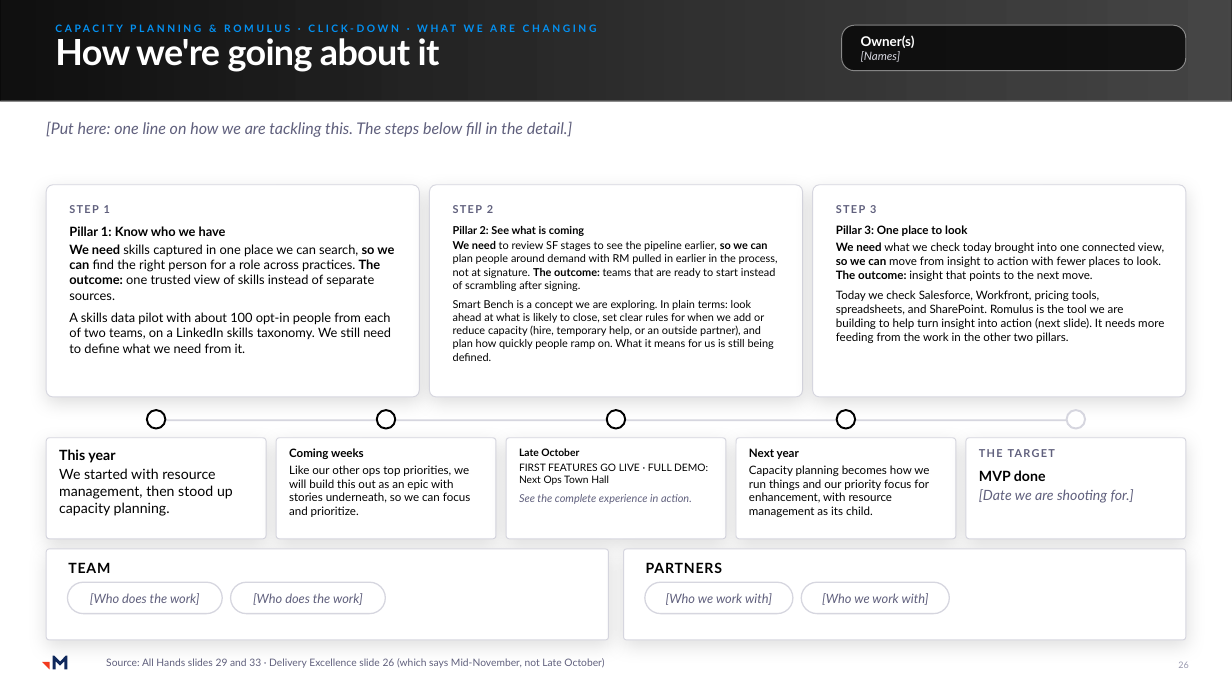
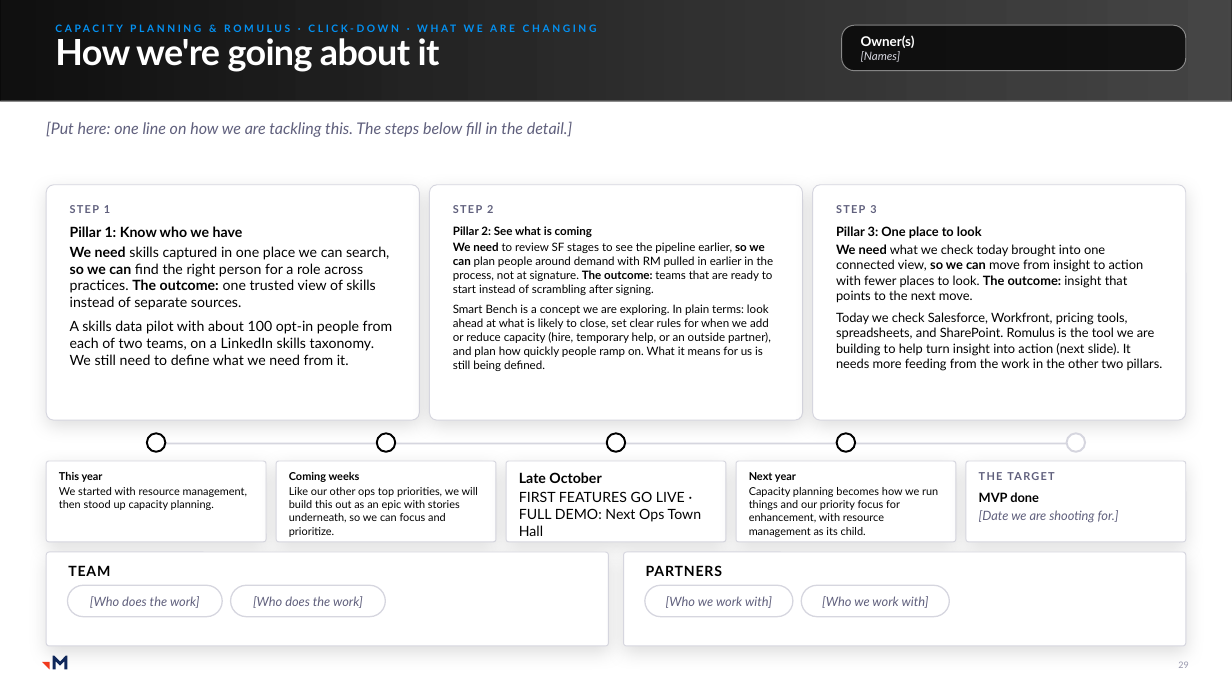
Before and after one commit to RachelHarrisMerkle/BasicMerkle, a slide deck: slide 29 of Priorities_Master.pptx (slide 26 before the commit). Drawn at 1232x693 pixels with LibreOffice and Linux fonts; fonts in the diff are those of the drawing; grey boxes stand for pictures. Boxes give left, top, right and bottom in pixels: in the first picture for what was removed or moved away, otherwise in the second. Text is boxed around its words. In the diff, an @@ line names an element or a change of style, - is before the commit and + after.

```diff
--- a/Priorities_Master.pptx
+++ b/Priorities_Master.pptx
@@ rounded rectangle "STEP 1": place and size @@
-rounded rectangle "STEP 1" at (46, 185, 420, 397)
+rounded rectangle "STEP 1" at (46, 185, 420, 421)
@@ rounded rectangle "STEP 2": place and size @@
-rounded rectangle "STEP 2" at (430, 185, 803, 397)
+rounded rectangle "STEP 2" at (430, 185, 803, 421)
@@ rounded rectangle "STEP 3": place and size @@
-rounded rectangle "STEP 3" at (813, 185, 1187, 397)
+rounded rectangle "STEP 3" at (813, 185, 1187, 421)
@@ text in rounded rectangle at (70, 226, 392, 365): size 10 to 11 pt @@
@@ text in rounded rectangle at (453, 226, 774, 371): size 8.5 to 9 pt @@
@@ text in rounded rectangle at (836, 226, 1163, 371): size 9 to 10 pt @@
@@ 5 ellipses, 1 rectangle: place and size @@
-5 ellipses, 1 rectangle at (147, 410, 1085, 429)
+5 ellipses, 1 rectangle at (147, 433, 1085, 452)
@@ rounded rectangle "This year": place and size @@
-rounded rectangle "This year" at (46, 438, 266, 539)
+rounded rectangle "This year" at (46, 461, 266, 542)
@@ rounded rectangle "This year" at (46, 461, 266, 542): size 11 to 8.5 pt @@
@@ rounded rectangle "Coming weeks": place and size @@
-rounded rectangle "Coming weeks" at (276, 438, 496, 539)
+rounded rectangle "Coming weeks" at (276, 461, 496, 542)
@@ rounded rectangle "Coming weeks" at (276, 461, 496, 542): size 9 to 8.5 pt @@
@@ rounded rectangle "Late October": place and size @@
-rounded rectangle "Late October" at (506, 438, 726, 539)
+rounded rectangle "Late October" at (506, 461, 726, 542)
@@ rounded rectangle "Late October" at (506, 461, 726, 542): size 8 to 11 pt @@
@@ rounded rectangle "Next year" at (737, 461, 957, 542): size 9 to 8.5 pt @@
@@ rounded rectangle "Next year": place and size @@
-rounded rectangle "Next year" at (737, 438, 957, 539)
+rounded rectangle "Next year" at (737, 461, 957, 542)
@@ rounded rectangle "THE TARGET": place and size @@
-rounded rectangle "THE TARGET" at (966, 438, 1186, 539)
+rounded rectangle "THE TARGET" at (966, 461, 1186, 542)
@@ text in rounded rectangle at (519, 494, 692, 504): paragraph removed @@
-See the complete experience in action.
@@ text in rounded rectangle at (979, 492, 1119, 523): size 11 to 10 pt in "MVP done", "[Date we are shooting for.]" @@
@@ rounded rectangle "TEAM": place and size @@
-rounded rectangle "TEAM" at (46, 549, 608, 640)
+rounded rectangle "TEAM" at (46, 552, 608, 646)
@@ rounded rectangle "PARTNERS": place and size @@
-rounded rectangle "PARTNERS" at (624, 549, 1186, 640)
+rounded rectangle "PARTNERS" at (624, 552, 1186, 646)
@@ text removed at (106, 658, 604, 668) @@
-Source: All Hands slides 29 and 33 · Delivery Excellence slide 26 (which says Mid-November, not Late October)
```
Also in this commit, not shown: 36 other slides changed, 8 slides added, 1 other file.
